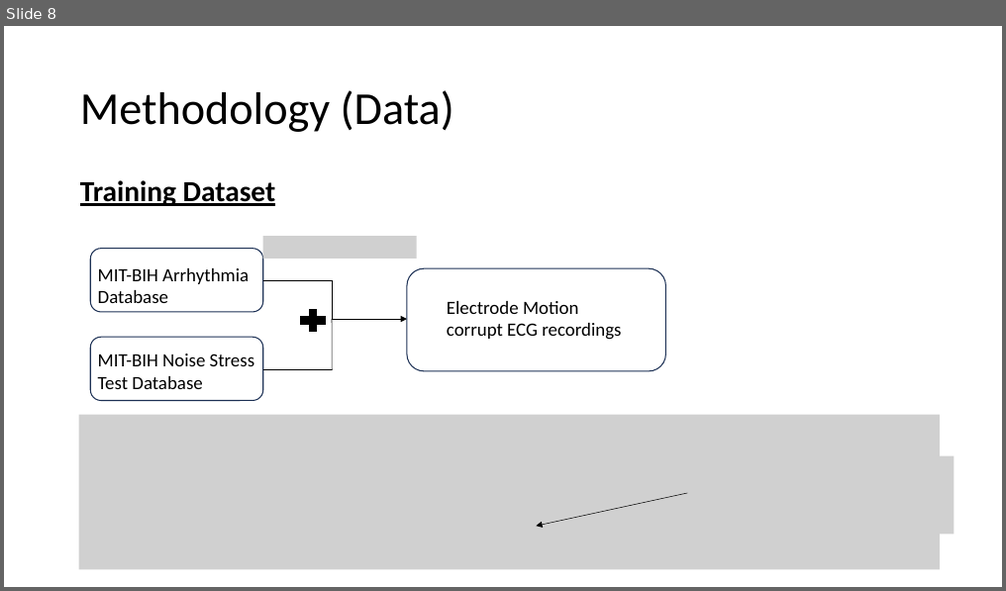
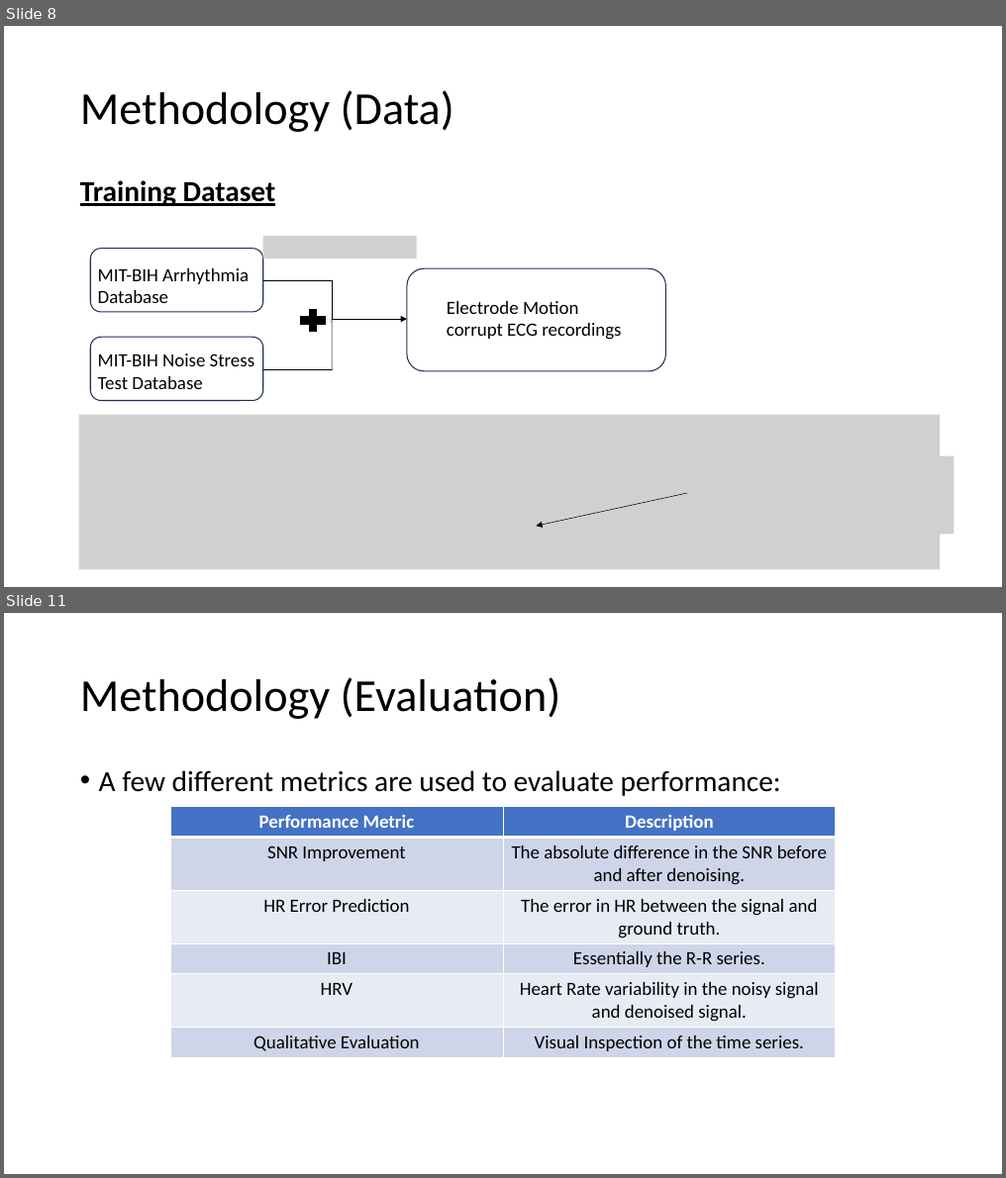
Before and after one commit to ben120-web/MSc-Project, a slide deck: Electrode Motion Denoising/reports/DeepLearningElectrodeMotionRemoval.pptx. Shown one above the other, each under a label of ours: slide 8 before the commit, slides 8 and 11 after it; the slides between them are not shown. The pictures are 1006x591 and 1006x1178 pixels, drawn with LibreOffice and Linux fonts; fonts in the diff are those of the drawing; grey boxes stand for pictures. Boxes give left, top, right and bottom in pixels: in the first picture for what was removed or moved away, otherwise in the second. Text is boxed around its words. In the diff, an @@ line names an element or a change of style, - is before the commit and + after.

Commit message:
Updates to presentation

```diff
--- a/Electrode Motion Denoising/reports/DeepLearningElectrodeMotionRemoval.pptx
+++ b/Electrode Motion Denoising/reports/DeepLearningElectrodeMotionRemoval.pptx
@@ slide 11 added at <box>4,613,1002,1174</box>, background #FFFFFF @@
@@ title added at <box>80,677,561,719</box>, 44 pt, text #000000 @@
+Methodology (Evaluation)
@@ text added at <box>99,770,781,796</box>, 28 pt, text #000000 @@
+• A few different metrics are used to evaluate performance:
@@ table added at <box>170,807,835,1056</box>, 6 rows, 2 columns @@
+Performance Metric | Description
+SNR Improvement | The absolute difference in the SNR before and after denoising.
+HR Error Prediction | The error in HR between the signal and ground truth.
+IBI | Essentially the R-R series.
+HRV | Heart Rate variability in the noisy signal and denoised signal.
+Qualitative Evaluation | Visual Inspection of the time series.
```
Also in this commit, not shown: 1 slide changed, 3 other slides added.
